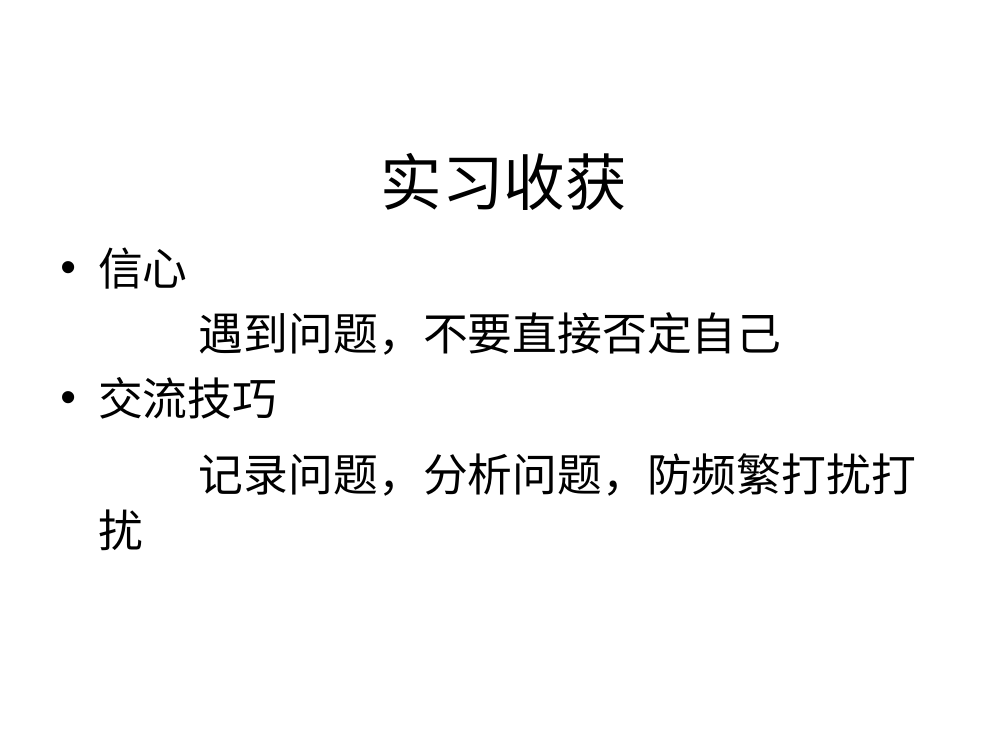
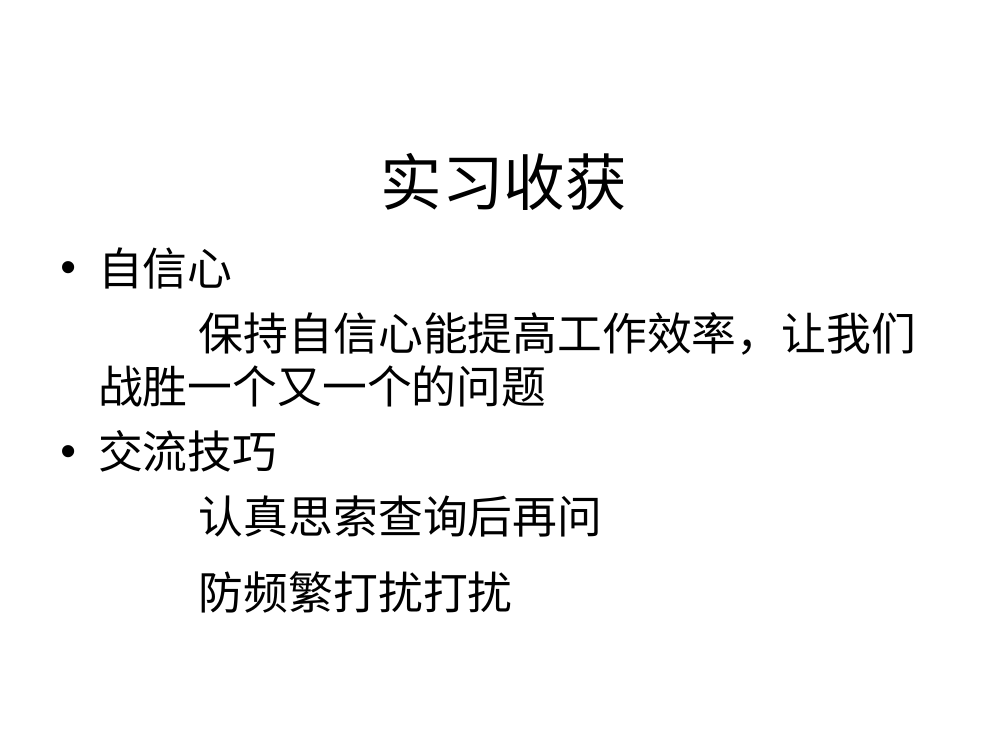
Before and after one commit to liaoliaoanxiao/mediumRepy, a slide deck: slide 15 of 中期答辩.ppt. Drawn at 1008x756 pixels with LibreOffice and Linux fonts; fonts in the diff are those of the drawing; background and template pictures are left out. Boxes give left, top, right and bottom in pixels: in the first picture for what was removed or moved away, otherwise in the second. Text is boxed around its words. In the diff, an @@ line names an element or a change of style, - is before the commit and + after.

```diff
--- a/中期答辩.ppt
+++ b/中期答辩.ppt
@@ text at [98, 247, 916, 407]: text changed @@
-• 信心
-遇到问题，不要直接否定自己
+• 自信心
+保持自信心能提高工作效率，让我们战胜一个又一个的问题
@@ text at [199, 495, 602, 613]: text changed @@
-记录问题，分析问题，防频繁打扰打扰
+认真思索查询后再问
+防频繁打扰打扰
```
Also in this commit, not shown: 6 other slides changed, 1 slide added, 1 slide removed.
